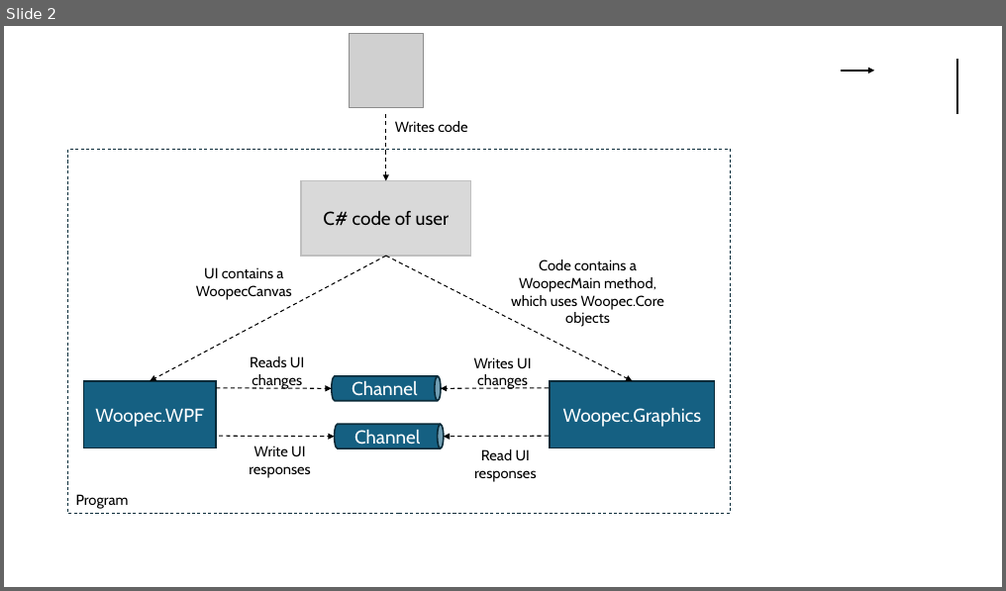
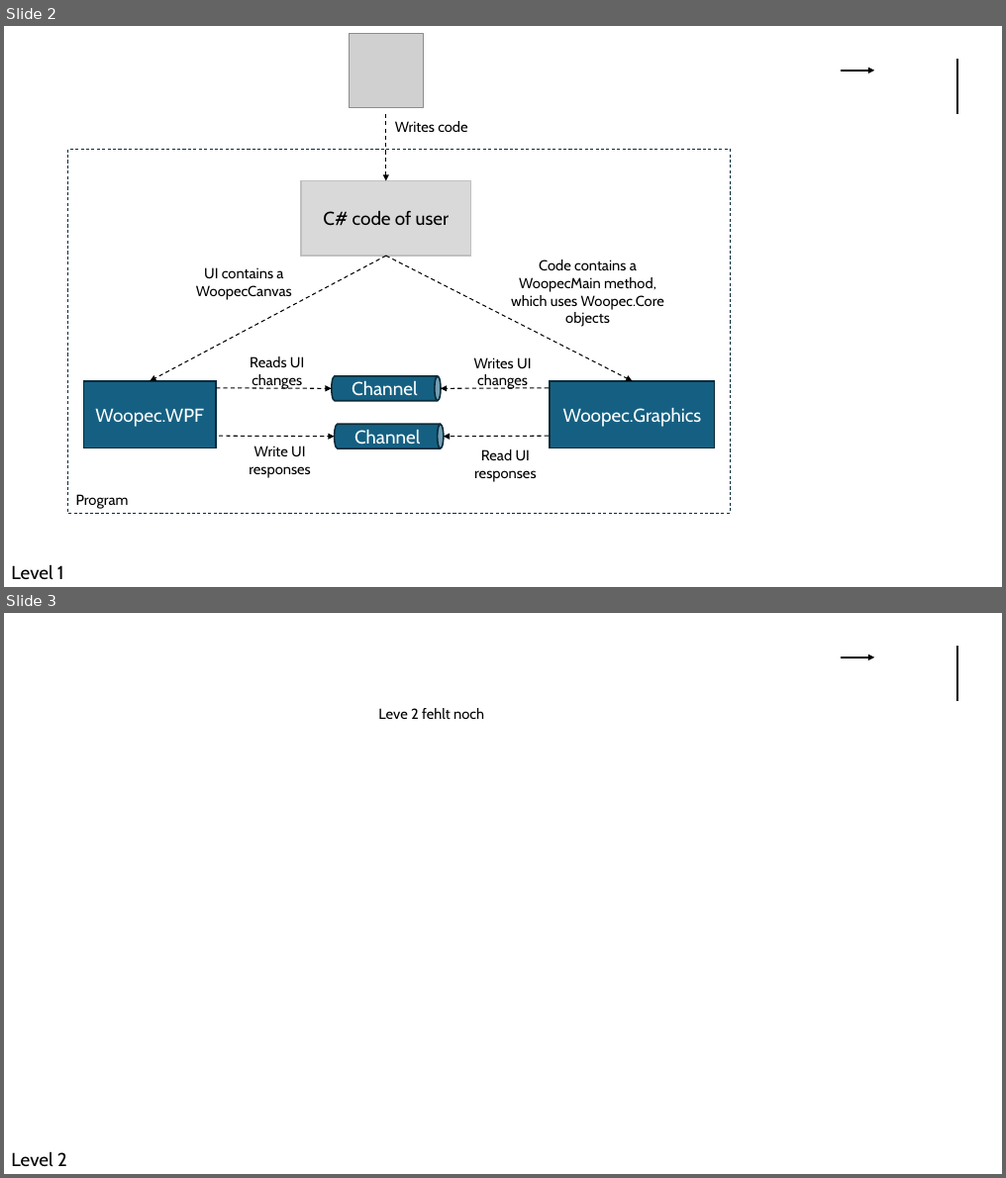
Before and after one commit to FrankFK/WoopecGraphics, a slide deck: InternalDocumentation/Architecture.Pictures.pptx. Shown one above the other, each under a label of ours: slide 2 before the commit, slides 2 and 3 after it. The pictures are 1006x591 and 1006x1178 pixels, drawn with LibreOffice and Linux fonts; fonts in the diff are those of the drawing; grey boxes stand for pictures. Boxes give left, top, right and bottom in pixels: in the first picture for what was removed or moved away, otherwise in the second. Text is boxed around its words. In the diff, an @@ line names an element or a change of style, - is before the commit and + after.

Commit message:
chore: current architecture of level 3

```diff
--- a/InternalDocumentation/Architecture.Pictures.pptx
+++ b/InternalDocumentation/Architecture.Pictures.pptx
@@ slide 3 added at bbox=[4, 613, 1002, 1174], background #FFFFFF @@
@@ arrow added from (841, 658) to (874, 658), #000000 1.5 pt @@
@@ line added from (957, 646) to (957, 701), #000000 1.5 pt @@
@@ text added at bbox=[378, 708, 484, 719], 14 pt, text #000000 @@
+Leve 2 fehlt noch
@@ text added at bbox=[11, 1153, 67, 1167], 18 pt, text #000000 @@
+Level 2
@@ slide 2 changed as well @@
@@ text added at bbox=[11, 566, 64, 580], 18 pt, text #000000 @@
+Level 1
```
Also in this commit, not shown: 1 other slide changed, 3 other slides added.
